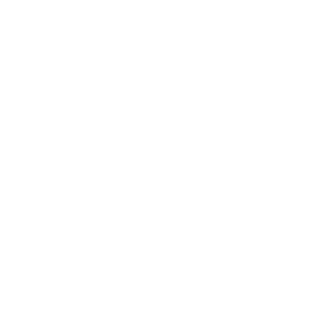
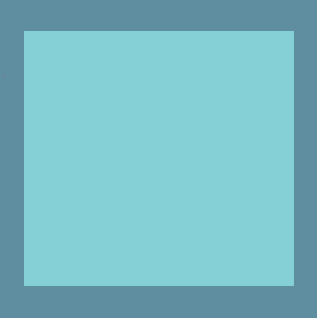
Layered file, before and after one edit (317 × 318). Changes by layer:
showed "Layer 1", painted on it, unmasked it over [0, 0, 317, 318]
added layer "Rectangle 1" above "Button_Assets – 1 copy" over [24, 31, 294, 286]
added layer "Button_Assets – 1 copy" above "Button_Assets – 1" over [0, 0, 317, 318]
